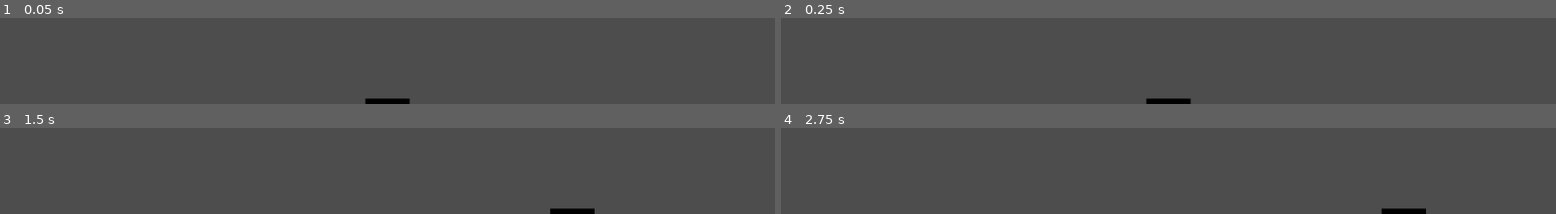
Above: before the commit, frames 1-4 (two rows, left to right).
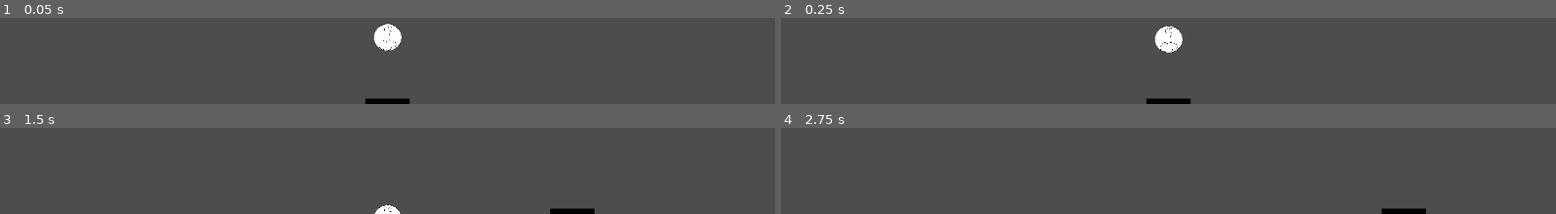
Above: after the commit, the same moments.

Repository: gregblast-bot/DnB
Game: Godot game, scene res://scenes/test_level.tscn
The game is run twice, just before and just after one commit, with the same random seed, the same clock (stepped at 60 frames per second) and the same inputs. Before the commit the project starts from res://scenes/platty.tscn.
Inputs:
- Up to frame 1 (0.05 s): no input
- Up to frame 2 (0.25 s): no input
- Up to frame 3 (1.5 s): hold Right (right) 0.53-1.28 s; tap Space (launch) at 0.6, 1.35 s; hold Left (left) from 1.28 s (still down)
- Up to frame 4 (2.75 s): tap Enter at 2 s; release Left (left) at 2.03 s; hold Right (right) from 2.03 s (still down); tap Space (launch) at 2.1 s

The runs differ from the first frame. In frame 1, 0.9% of the frame differs, in the area x 48-52%, y 6-39%; in frame 2, 0.9%, in the area x 48-52%, y 8-41%; in frame 3, 0.3%; in frame 4, nothing differs.

Commit message:
La esperma es en mis pelotas.

Diff:
--- a/project.godot
+++ b/project.godot
@@ -11,7 +11,7 @@
 [application]
 
 config/name="DnB"
-run/main_scene="uid://mimq3ktvys72"
+run/main_scene="uid://d0202gy44ntti"
 config/features=PackedStringArray("4.4", "GL Compatibility")
 config/icon="uid://dy0eje8ys52ev"
 
--- /dev/null
+++ b/scenes/ball.tscn
@@ -0,0 +1,24 @@
+[gd_scene load_steps=5 format=3 uid="uid://do5kxh8qfek4k"]
+
+[ext_resource type="Script" uid="uid://dwlty3f5u5q7j" path="res://scenes/scripts/ball.gd" id="1_7s4qf"]
+[ext_resource type="Texture2D" uid="uid://bj18sqtmt3rmb" path="res://images/penis.png" id="2_cxlvu"]
+
+[sub_resource type="PhysicsMaterial" id="PhysicsMaterial_cxlvu"]
+bounce = 1.0
+
+[sub_resource type="CircleShape2D" id="CircleShape2D_f7cbr"]
+radius = 398.503
+
+[node name="Ball" type="RigidBody2D"]
+physics_material_override = SubResource("PhysicsMaterial_cxlvu")
+gravity_scale = 0.0
+script = ExtResource("1_7s4qf")
+
+[node name="Ball_CollisionShape2D" type="CollisionShape2D" parent="."]
+scale = Vector2(0.05, 0.05)
+shape = SubResource("CircleShape2D_f7cbr")
+
+[node name="Ball_Sprite2D" type="Sprite2D" parent="."]
+position = Vector2(7, -2)
+scale = Vector2(0.1, 0.1)
+texture = ExtResource("2_cxlvu")
--- /dev/null
+++ b/scenes/manscape.tscn
@@ -0,0 +1,11 @@
+[gd_scene load_steps=3 format=3 uid="uid://v170dgmtxxll"]
+
+[ext_resource type="Script" uid="uid://bcfp3ies4gm07" path="res://scenes/scripts/manscape.gd" id="1_2u1fw"]
+
+[sub_resource type="WorldBoundaryShape2D" id="WorldBoundaryShape2D_nxkca"]
+
+[node name="Manscape" type="Area2D"]
+script = ExtResource("1_2u1fw")
+
+[node name="CollisionShape2D" type="CollisionShape2D" parent="."]
+shape = SubResource("WorldBoundaryShape2D_nxkca")
--- /dev/null
+++ b/scenes/scripts/ball.gd
@@ -0,0 +1,20 @@
+extends RigidBody2D
+
+var velocity: Vector2 = Vector2.ZERO
+var direction = Vector2(0, 0)
+var screen_size
+var x_pos
+var y_pos
+
+# Called when the node enters the scene tree for the first time.
+func _ready():
+	screen_size = get_viewport_rect().size
+	x_pos = get_viewport_rect().size.x
+	y_pos = get_viewport_rect().size.y - 100
+	position = Vector2(x_pos/2, y_pos)
+
+func _physics_process(delta):
+	# Set direction based on whether lauch is initiated
+	#if Input.get("launch")
+	direction = Vector2(0, 100)
+	apply_force(direction)
--- /dev/null
+++ b/scenes/scripts/manscape.gd
@@ -0,0 +1 @@
+extends Area2D
--- /dev/null
+++ b/scenes/test_level.tscn
@@ -0,0 +1,13 @@
+[gd_scene load_steps=4 format=3 uid="uid://d0202gy44ntti"]
+
+[ext_resource type="PackedScene" uid="uid://v170dgmtxxll" path="res://scenes/manscape.tscn" id="1_j6w7d"]
+[ext_resource type="PackedScene" uid="uid://mimq3ktvys72" path="res://scenes/platty.tscn" id="2_x4b8f"]
+[ext_resource type="PackedScene" uid="uid://do5kxh8qfek4k" path="res://scenes/ball.tscn" id="3_tmr53"]
+
+[node name="Test Level" type="Node"]
+
+[node name="Manscape" parent="." instance=ExtResource("1_j6w7d")]
+
+[node name="Platty" parent="." instance=ExtResource("2_x4b8f")]
+
+[node name="Ball" parent="." instance=ExtResource("3_tmr53")]
Binary file added: images/penis.png
Not shown, added: images/penis.png.import
Not shown, added: scenes/scripts/ball.gd.uid
Not shown, added: scenes/scripts/manscape.gd.uid
Not shown, added: scenes/test_level.tscn7366990382.tmp
